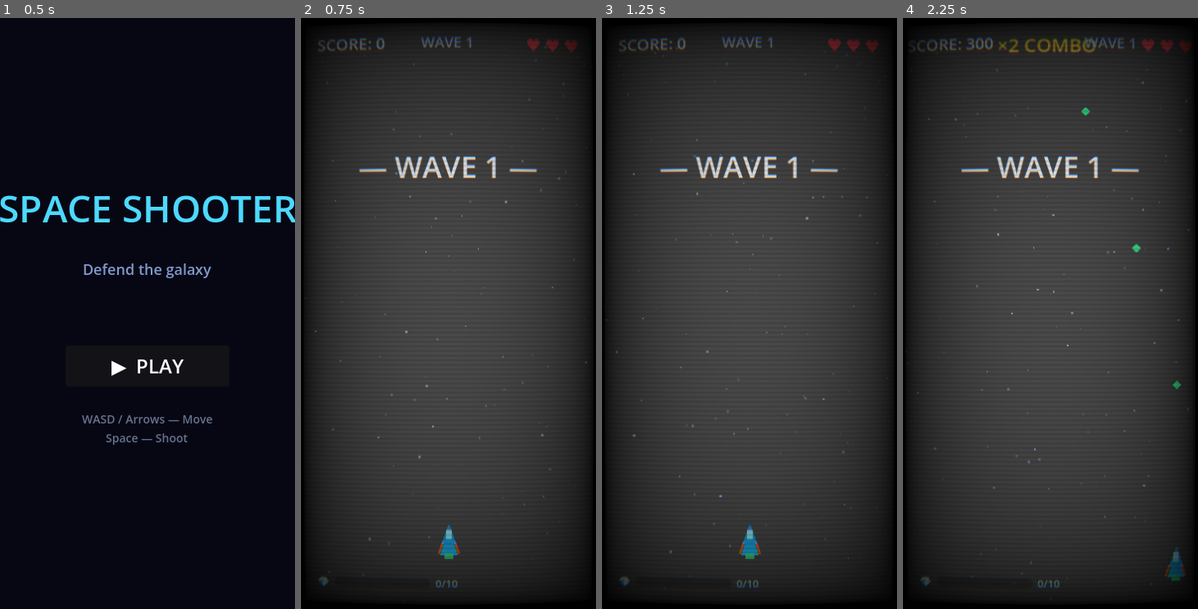
Above: before the commit, frames 1-4 (left to right).
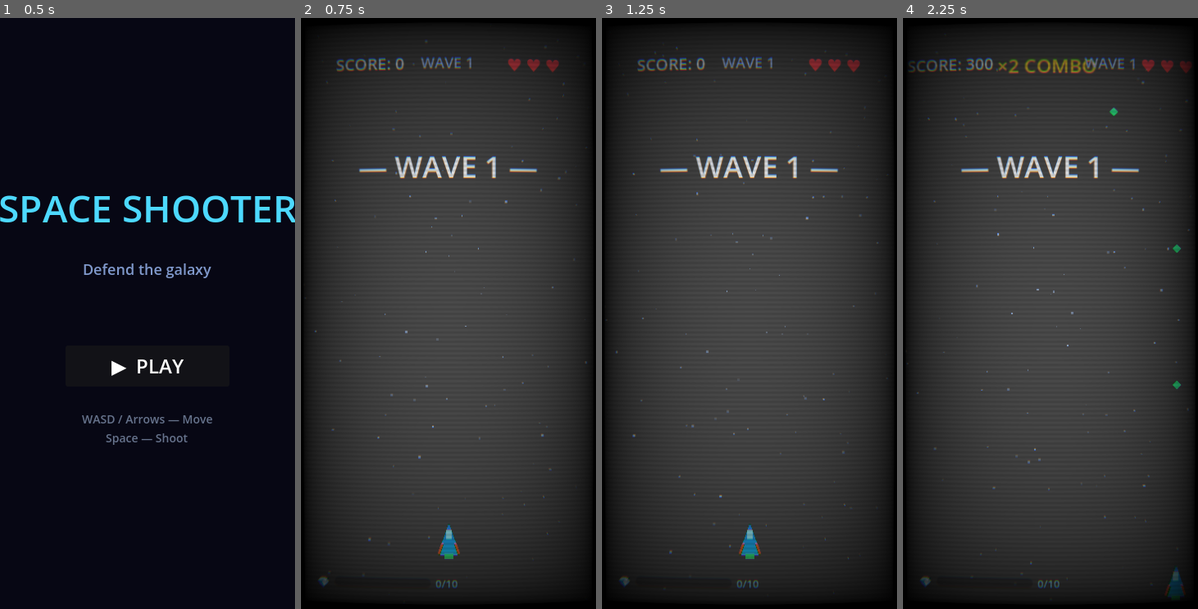
Above: after the commit, the same moments.

Repository: DiscM/Farinuff-Flight
Game: Godot game, scene res://ui/main_menu.tscn
Same seed, same stepped clock (60 frames per second), same inputs: the game is played once before the commit and once after it.
Inputs (mouse positions are in pixels of both pictures, inside the frame that each line leads up to):
- Up to frame 1 (0.5 s): no input
- Up to frame 2 (0.75 s): click "▶ PLAY" at 0.5 s
- Up to frame 3 (1.25 s): no input
- Up to frame 4 (2.25 s): tap Enter at 1.25 s; move the mouse to (1115, 283) at 1.27 s; hold D (move_right) 1.28-2.03 s; hold Space (shoot) 1.28-2.03 s; move the mouse to (991, 343) at 2.02 s; hold S (move_down) from 2.03 s (still down); tap Space (shoot) at 2.1 s

Frame 1 is identical in both runs. In frame 2, 1.3% of the frame differs, in the area x 5-94%, y 3-10%; in frame 3, 1.3%; in frame 4, 2.6%, in the area x 1-98%, y 3-99%.

Commit message:
Switch wave progression to orb collection
Refactor progression to use collectible orbs instead of kill counts: replace enemies_per_wave/enemies_killed_this_wave with orbs_needed_this_wave/orbs_collected_this_wave in game_manager.gd; orb collection now adds orb value (carries overflow), awards lives when threshold reached, and advances waves when per-wave orb goals are met. Adjust wave scaling and reset values accordingly. Gameplay tuning: increase player speed and acceleration, make bomber and tank enemies guarantee orbs and adjust orb values, and dramatically increase boss orb rewards. UI/layout tweaks: update HUD margins and boss bar offsets. Also include small Godot editor metadata updates (open/selected scene, folding, script editor scroll) and add new files to the editor filesystem cache.

Diff:
--- a/autoloads/game_manager.gd
+++ b/autoloads/game_manager.gd
@@ -15,8 +15,8 @@
 var base_spawn_interval: float = 1.5
 var min_spawn_interval: float = 0.3
 var enemy_speed_multiplier: float = 1.0
-var enemies_per_wave: int = 8
-var enemies_killed_this_wave: int = 0
+var orbs_needed_this_wave: int = 10
+var orbs_collected_this_wave: int = 0
 
 # --- Point Allocation ---
 var allocation_points_per_milestone: int = 3
@@ -49,13 +49,6 @@
 	SignalBus.score_changed.emit(score)
 	SignalBus.combo_changed.emit(combo)
 
-	# Award XP equal to base point value
-	#_award_xp(points)  # XP now comes from collectible orbs
-
-	enemies_killed_this_wave += 1
-	if enemies_killed_this_wave >= enemies_per_wave and not boss_active:
-		_advance_wave()
-
 func _on_boss_died(_points: int) -> void:
 	boss_active = false
 	# Elite boss on wave 10 (and multiples of 10) triggers the ship-transformation upgrade
@@ -66,13 +59,18 @@
 
 # --- Orb Meter ---
 
-func _on_orb_collected(_value: int) -> void:
-	orbs_collected += 1
-	if orbs_collected >= orbs_per_heart:
-		orbs_collected = 0
+func _on_orb_collected(value: int) -> void:
+	orbs_collected += value
+	# If we gained more than enough for a heart, carry over the remainder
+	while orbs_collected >= orbs_per_heart:
+		orbs_collected -= orbs_per_heart
 		lives += 1
 		SignalBus.lives_changed.emit(lives)
 	SignalBus.orb_meter_changed.emit(orbs_collected, orbs_per_heart)
+
+	orbs_collected_this_wave += value
+	if orbs_collected_this_wave >= orbs_needed_this_wave and not boss_active:
+		_advance_wave()
 
 # --- Point Allocation ---
 
@@ -111,8 +109,8 @@
 	var cleared_wave := current_wave
 	SignalBus.wave_cleared.emit(cleared_wave)
 	current_wave += 1
-	enemies_killed_this_wave = 0
-	enemies_per_wave = 8 + current_wave * 2
+	orbs_collected_this_wave = 0
+	orbs_needed_this_wave = int(10.0 + float(current_wave) * 1.20)
 	enemy_speed_multiplier = 1.0 + (current_wave - 1) * 0.06
 	boss_active = (current_wave % 5 == 0)
 	SignalBus.wave_started.emit(current_wave)
@@ -132,8 +130,8 @@
 	combo = 0
 	lives = 3
 	current_wave = 1
-	enemies_killed_this_wave = 0
-	enemies_per_wave = 8
+	orbs_collected_this_wave = 0
+	orbs_needed_this_wave = 10
 	enemy_speed_multiplier = 1.0
 
 	# Reset allocation state
--- a/entities/enemies/bomber_enemy.gd
+++ b/entities/enemies/bomber_enemy.gd
@@ -13,6 +13,8 @@
 	max_health = 2
 	speed = 60.0
 	points = 200
+	orb_value = 2
+	guaranteed_orb = true
 	super._ready()
 	viewport_width = get_viewport_rect().size.x
 	horizontal_dir = [-1.0, 1.0].pick_random()
--- a/entities/enemies/boss_enemy.gd
+++ b/entities/enemies/boss_enemy.gd
@@ -28,11 +28,11 @@
 	if is_elite:
 		max_health = 125
 		points = 5000
-		orb_value = 3
+		orb_value = 10
 	else:
 		max_health = 50
 		points = 1500
-		orb_value = 3
+		orb_value = 5
 	guaranteed_orb = true
 	speed = 0.0
 
--- a/entities/enemies/tank_enemy.gd
+++ b/entities/enemies/tank_enemy.gd
@@ -11,7 +11,7 @@
 	max_health = 15
 	speed = 80.0
 	points = 300
-	orb_value = 2  # Purple orb
+	orb_value = 3  # High-value Tank orb
 	guaranteed_orb = true
 	super._ready()
 	# Stagger first shot so not all tanks fire at once
--- a/entities/player/player.gd
+++ b/entities/player/player.gd
@@ -3,7 +3,7 @@
 
 const BULLET_SCENE := preload("res://entities/bullets/bullet.tscn")
 
-@export var speed: float = 280.0
+@export var speed: float = 420.0
 @export var base_fire_rate: float = 0.22  # seconds between shots
 
 # Power-up state (temporary)
@@ -47,7 +47,7 @@
 var velocity: Vector2 = Vector2.ZERO
 
 # Movement feel
-@export var acceleration: float = 8.0   # how fast we reach top speed
+@export var acceleration: float = 12.0   # how fast we reach top speed
 @export var drag: float = 14.0          # how fast we decelerate (higher = tighter/snappier stop)
 
 func _ready() -> void:
--- a/ui/hud.tscn
+++ b/ui/hud.tscn
@@ -10,9 +10,9 @@
 anchor_right = 1.0
 offset_bottom = 40.0
 grow_horizontal = 2
-theme_override_constants/margin_left = 16
-theme_override_constants/margin_top = 10
-theme_override_constants/margin_right = 16
+theme_override_constants/margin_left = 40
+theme_override_constants/margin_top = 36
+theme_override_constants/margin_right = 40
 
 [node name="BossBarContainer" type="MarginContainer" parent="."]
 visible = false
@@ -20,9 +20,9 @@
 anchor_left = 0.5
 anchor_right = 0.5
 offset_left = -180
-offset_top = 8
+offset_top = 36
 offset_right = 180
-offset_bottom = 52
+offset_bottom = 80
 grow_horizontal = 2
 theme_override_constants/margin_left = 8
 theme_override_constants/margin_right = 8
@@ -103,12 +103,12 @@
 anchor_top = 1.0
 anchor_right = 1.0
 anchor_bottom = 1.0
-offset_top = -50.0
+offset_top = -76.0
 grow_horizontal = 2
 grow_vertical = 0
-theme_override_constants/margin_left = 16
-theme_override_constants/margin_bottom = 10
-theme_override_constants/margin_right = 16
+theme_override_constants/margin_left = 40
+theme_override_constants/margin_bottom = 36
+theme_override_constants/margin_right = 40
 
 [node name="PowerUpContainer" type="HBoxContainer" parent="MarginContainer2"]
 layout_mode = 2
